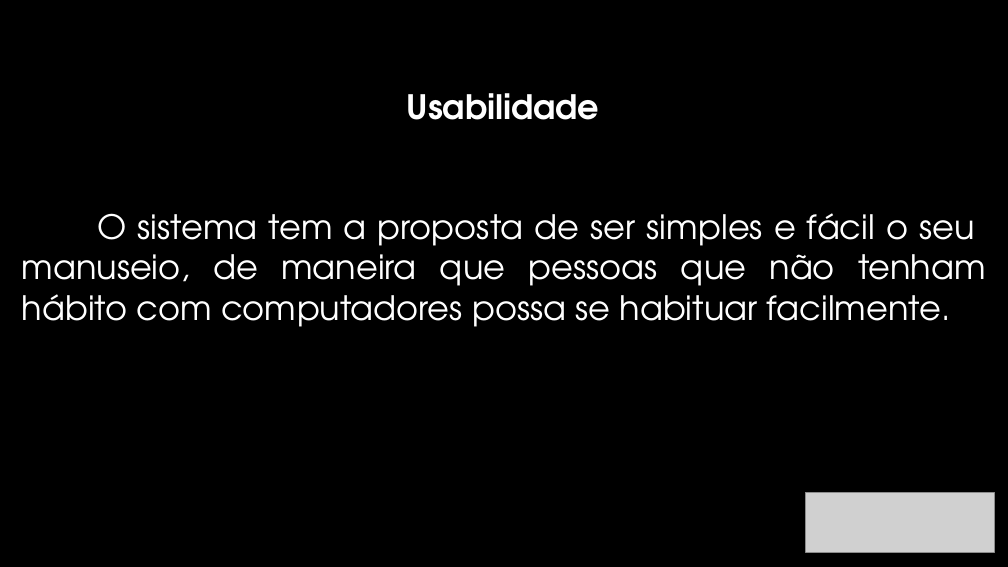
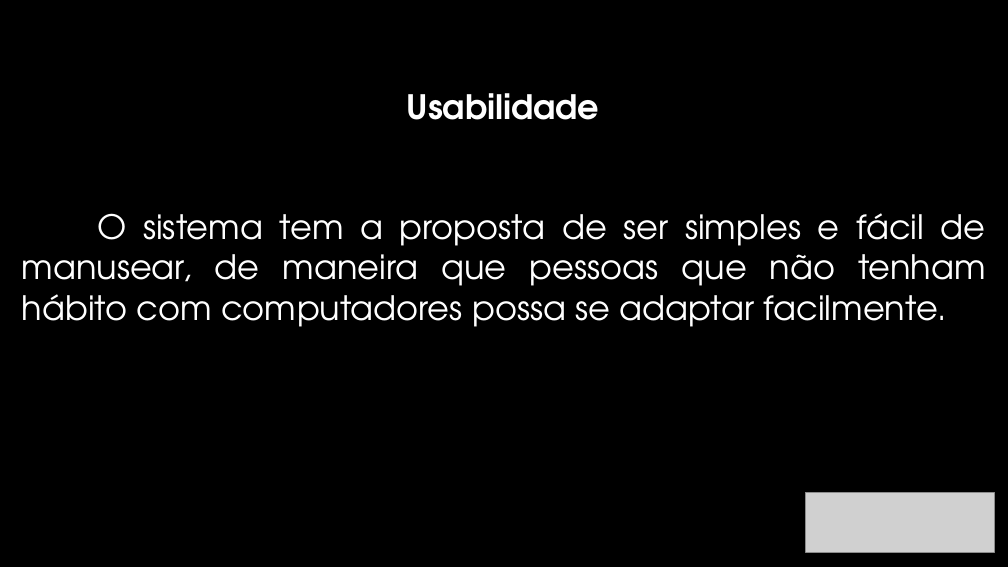
Before and after one commit to railsonsousa10/TesteDeSistema, a slide deck: slide 6 of Gestão Pet Shop.pptx. Drawn at 1008x567 pixels with LibreOffice and Linux fonts; fonts in the diff are those of the drawing; grey boxes stand for pictures; background and template pictures are left out. Boxes give left, top, right and bottom in pixels: in the first picture for what was removed or moved away, otherwise in the second. Text is boxed around its words. In the diff, an @@ line names an element or a change of style, - is before the commit and + after.

```diff
--- a/Gestão Pet Shop.pptx
+++ b/Gestão Pet Shop.pptx
@@ text at [22, 213, 986, 327]: text changed @@
-O sistema tem a proposta de ser simples e fácil o seu manuseio, de maneira que pessoas que não tenham hábito com computadores possa se habituar facilmente.
+O sistema tem a proposta de ser simples e fácil de manusear, de maneira que pessoas que não tenham hábito com computadores possa se adaptar facilmente.
```
Also in this commit, not shown: 1 other slide changed, 1 slide added.
